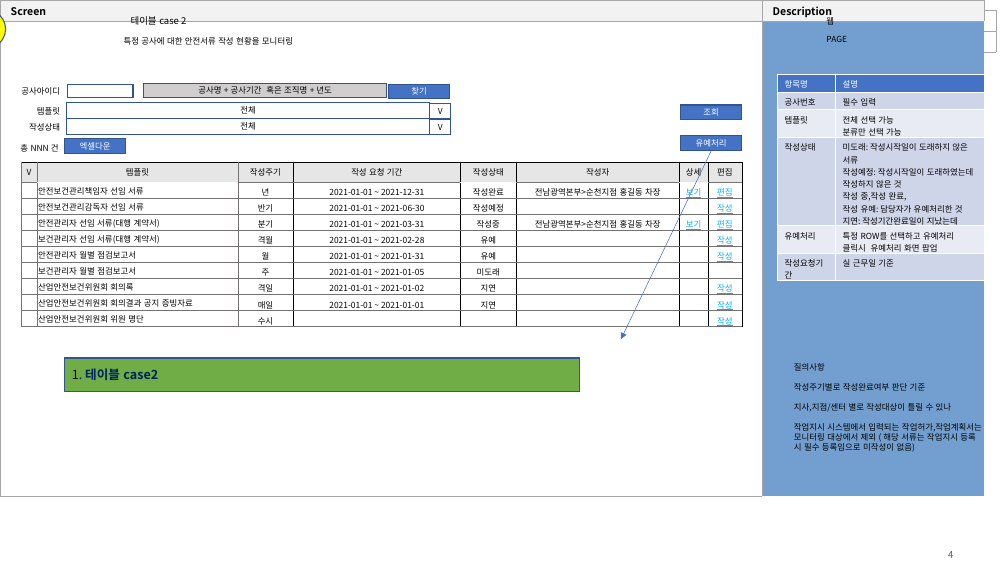
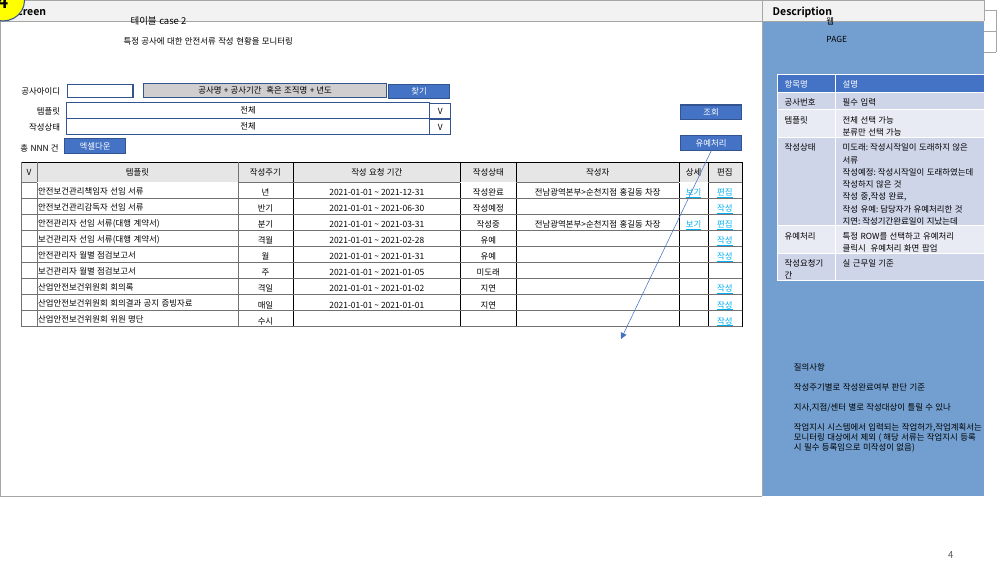
Before and after one commit to yamdeng/ktds-publish, a slide deck: slide 4 of docs/퍼블_페이지작업.pptx. Drawn at 1008x567 pixels with LibreOffice and Linux fonts; fonts in the diff are those of the drawing. Boxes give left, top, right and bottom in pixels: in the first picture for what was removed or moved away, otherwise in the second. Text is boxed around its words. In the diff, an @@ line names an element or a change of style, - is before the commit and + after.

```diff
--- a/docs/퍼블_페이지작업.pptx
+++ b/docs/퍼블_페이지작업.pptx
@@ ellipse "4": place and size @@
-ellipse "4" at bbox=[0, 9, 5, 50]
+ellipse "4" at bbox=[0, 0, 25, 21]
@@ rectangle removed at bbox=[64, 358, 579, 392] @@
-1. 테이블 case2
```
Also in this commit, not shown: 5 other slides changed, 1 slide removed, 7 other files.
